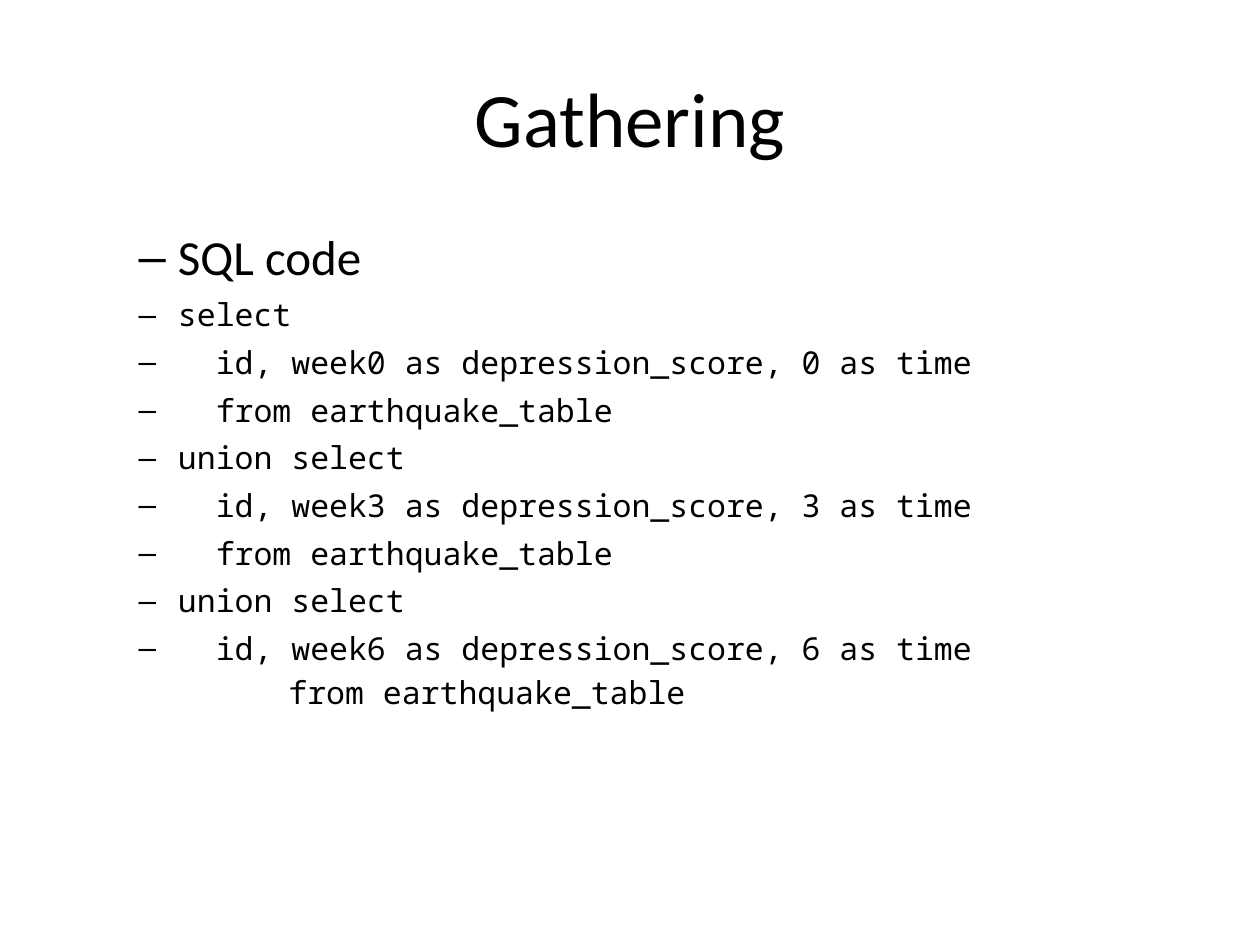
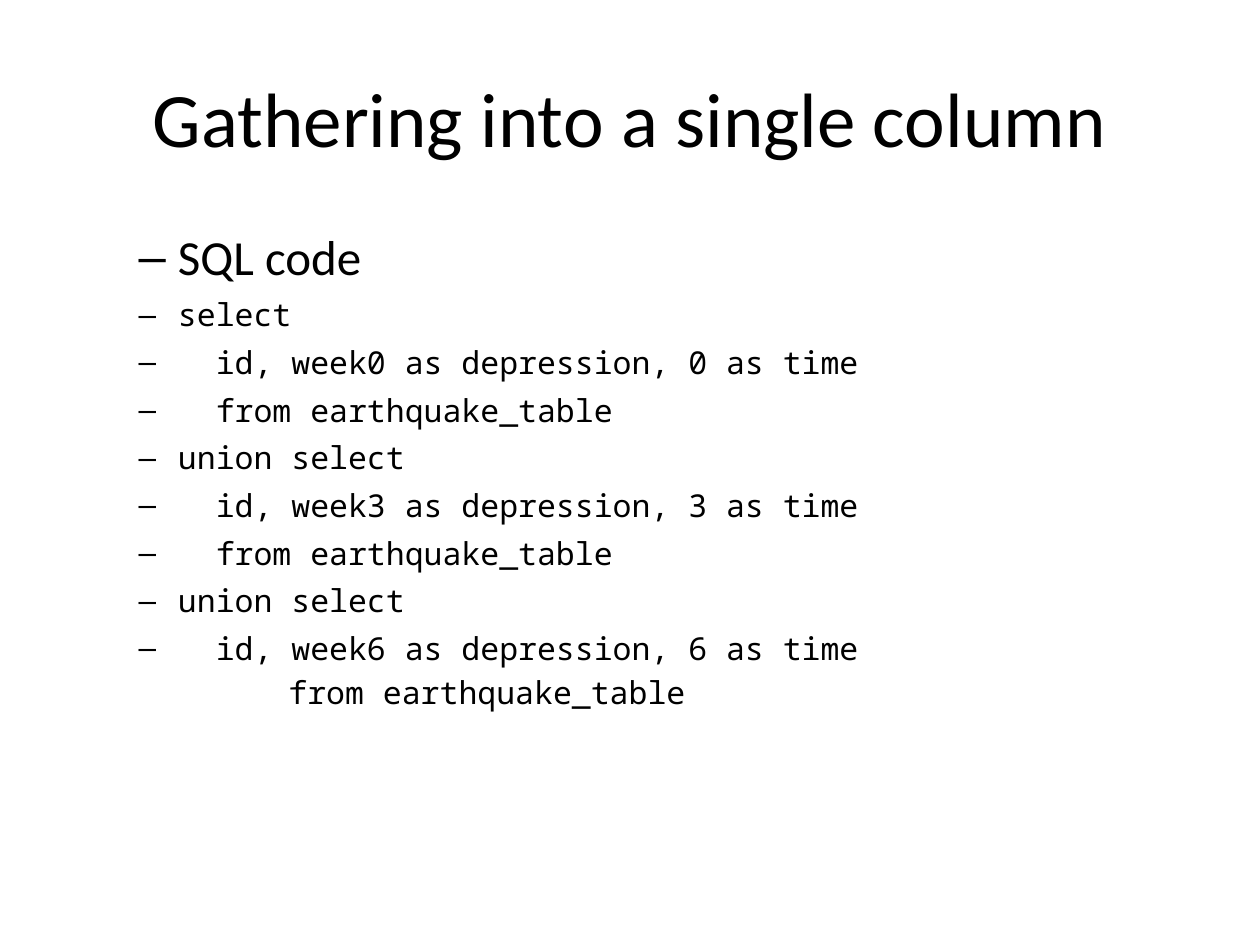
Before and after one commit to pmean/introduction-to-sql, a slide deck: slide 5 of module15-gathering-and-spreading/gather.pptx (slide 6 before the commit). Drawn at 1260x945 pixels with LibreOffice and Linux fonts; fonts in the diff are those of the drawing. Boxes give left, top, right and bottom in pixels: in the first picture for what was removed or moved away, otherwise in the second. Text is boxed around its words. In the diff, an @@ line names an element or a change of style, - is before the commit and + after.

```diff
--- a/module15-gathering-and-spreading/gather.pptx
+++ b/module15-gathering-and-spreading/gather.pptx
@@ title at bbox=[153, 93, 1106, 161]: text changed @@
-Gathering
+Gathering into a single column
@@ text at bbox=[178, 302, 859, 712]: text changed @@
-select
-id, week0 as depression_score, 0 as time
-from earthquake_table
-union select
-id, week3 as depression_score, 3 as time
-from earthquake_table
-union select
-id, week6 as depression_score, 6 as time
-from earthquake_table
+select
+id, week0 as depression, 0 as time
+from earthquake_table
+union select
+id, week3 as depression, 3 as time
+from earthquake_table
+union select
+id, week6 as depression, 6 as time
+from earthquake_table
```
Also in this commit, not shown: 6 other slides changed, 8 slides added, 5 other files.
